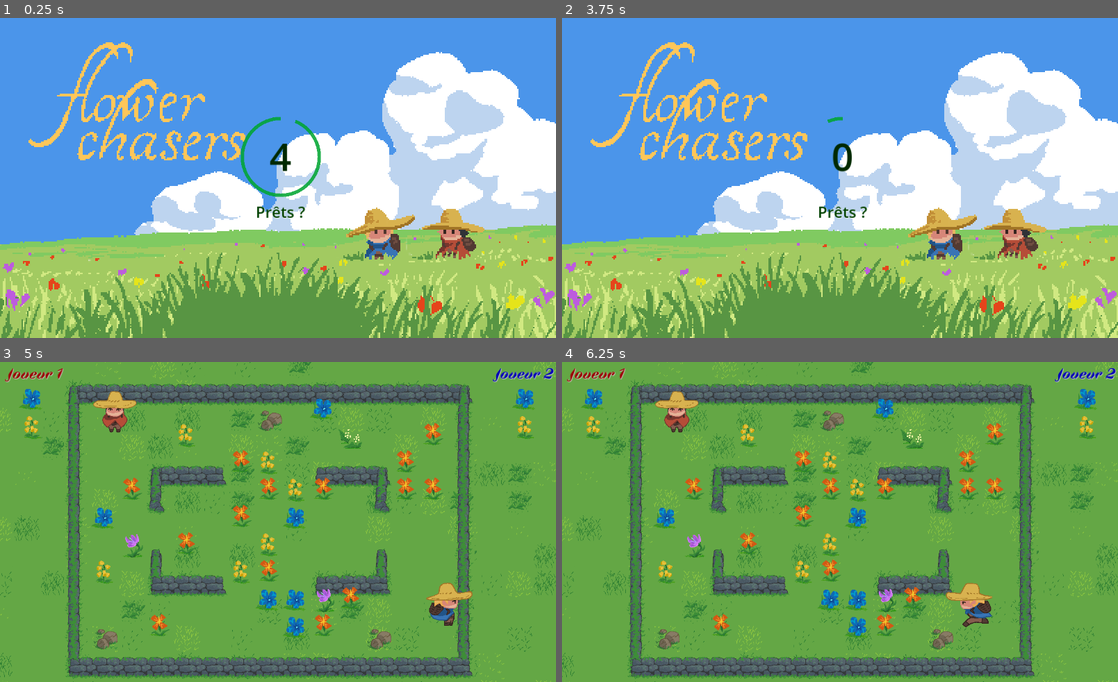
Above: before the commit, frames 1-4 (two rows, left to right).
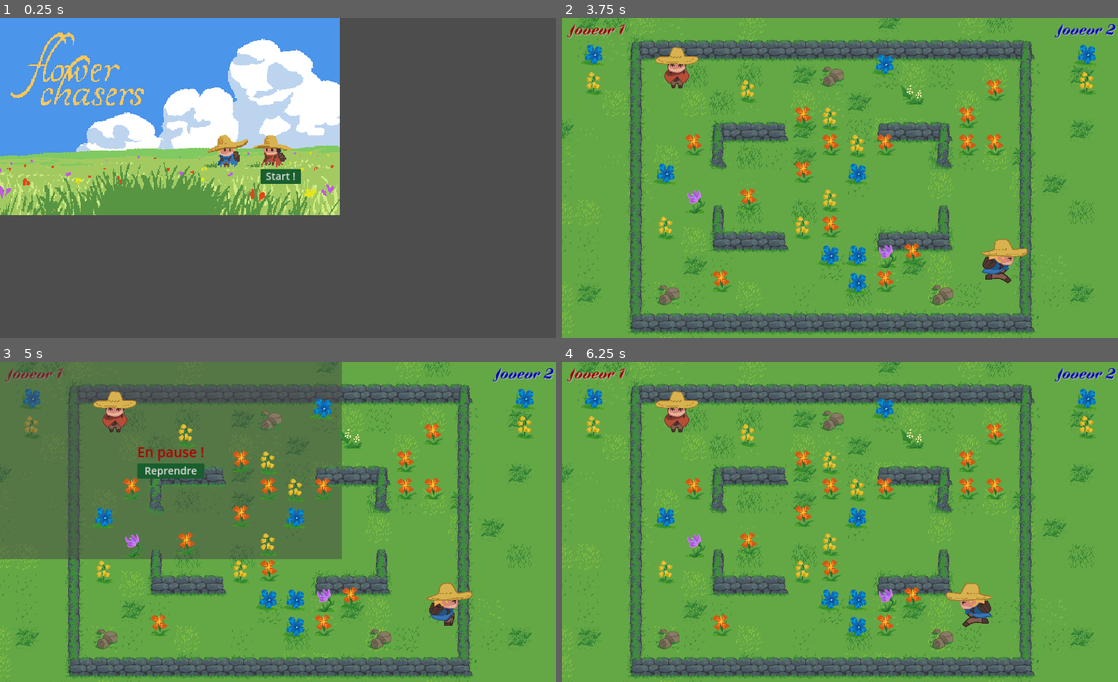
Above: after the commit, the same moments.

Repository: FablabMurat/2025GameJamCantal-1
Game: Godot game, scene res://root.tscn
Same seed, same stepped clock (60 frames per second), same inputs: the game is played once before the commit and once after it.
Inputs (mouse positions are in pixels of both pictures, inside the frame that each line leads up to):
- Up to frame 1 (0.25 s): no input
- Up to frame 2 (3.75 s): click (840, 178) at 0.5 s, where only the run after the commit has a clickable "Start !"; tap Enter (ui_accept) at 1.25, 1.52, 2, 2.27 s; hold Right (ui_right) 1.28-2.78 s; hold Left (ui_left) 2.78-3.53 s; hold Right (ui_right) from 3.53 s (still down)
- Up to frame 3 (5 s): keep holding Right (ui_right); tap Enter (ui_accept) at 3.77, 4.52 s; tap Escape (ui_cancel) at 4.9 s
- Up to frame 4 (6.25 s): release Right (ui_right) at 5 s; click (734, 470) at 5 s, where only the run after the commit has a clickable "Reprendre"; tap Enter (ui_accept) at 5.75, 6.02 s; hold Left (ui_left) from 5.78 s (still down)

The runs differ from the first frame. In frame 1, 86% of the frame differs, in the area x 0-100%, y 0-100%; in frame 2, 94%; in frame 3, 33%; in frame 4, 1.8%.

Commit message:
Mise en place d'un bouton en fin de niveau, pour continuer ou restart #30 Mise en place d'une pause #31  (mais ne capte par l'escape pour redémarrer)

Diff:
--- /dev/null
+++ b/countdown.gd
@@ -0,0 +1,33 @@
+extends VBoxContainer
+class_name Countdown
+
+signal timeout
+
+# Called when the node enters the scene tree for the first time.
+func _ready() -> void:
+	pass # Replace with function body.
+
+func start(timeout, text = ""):
+	self.show()
+	%CountdownProgressBar.show()
+	%CountdownProgressBar.value = timeout*100
+	%CountdownProgressBar.max_value = timeout*100
+	%CountdownLabel.text = "%d" % roundi(timeout)
+	if text == "" :
+		$Label.hide()
+	else:
+		$Label.text = text
+		$Label.show()
+	$Timer.start(timeout)
+
+func _on_timer_timeout() -> void:
+	self.hide()
+	timeout.emit()
+
+# Called every frame. 'delta' is the elapsed time since the previous frame.
+func _process(delta: float) -> void:
+	if visible :
+		%CountdownProgressBar.value = $Timer.time_left * 100
+		%CountdownLabel.text = "%d" % roundi($Timer.time_left)
+		if %CountdownProgressBar.value == 0 :
+			%CountdownProgressBar.hide()
--- /dev/null
+++ b/countdown.tscn
@@ -0,0 +1,43 @@
+[gd_scene load_steps=3 format=3 uid="uid://di5rfh0qr07fm"]
+
+[ext_resource type="Script" path="res://countdown.gd" id="1_3eksv"]
+[ext_resource type="Texture2D" uid="uid://dmfr3lqixtocg" path="res://Ressources/Images/rond-vert.png" id="1_5o0d8"]
+
+[node name="VBoxContainer" type="VBoxContainer"]
+offset_left = 100.0
+offset_top = 100.0
+offset_right = 100.0
+offset_bottom = 100.0
+script = ExtResource("1_3eksv")
+
+[node name="CountdownCenterContainer" type="CenterContainer" parent="."]
+layout_mode = 2
+
+[node name="CountdownProgressBar" type="TextureProgressBar" parent="CountdownCenterContainer"]
+unique_name_in_owner = true
+layout_mode = 2
+value = 30.0
+fill_mode = 5
+texture_progress = ExtResource("1_5o0d8")
+tint_under = Color(1, 1, 1, 0)
+tint_over = Color(1, 1, 1, 0)
+
+[node name="CountdownLabel" type="Label" parent="CountdownCenterContainer"]
+unique_name_in_owner = true
+layout_mode = 2
+theme_override_colors/font_color = Color(0, 0.160784, 0, 1)
+theme_override_font_sizes/font_size = 90
+text = "0"
+
+[node name="Label" type="Label" parent="."]
+layout_mode = 2
+theme_override_colors/font_color = Color(0, 0.25098, 0, 1)
+theme_override_colors/font_shadow_color = Color(1, 1, 1, 1)
+theme_override_font_sizes/font_size = 36
+text = "Prêts ?"
+horizontal_alignment = 1
+
+[node name="Timer" type="Timer" parent="."]
+one_shot = true
+
+[connection signal="timeout" from="Timer" to="." method="_on_timer_timeout"]
--- /dev/null
+++ b/design.tres
@@ -0,0 +1,13 @@
+[gd_resource type="Theme" load_steps=2 format=3 uid="uid://mcmvysh7s1ap"]
+
+[sub_resource type="StyleBoxFlat" id="StyleBoxFlat_yjcra"]
+bg_color = Color(0.0980392, 0.368627, 0.176471, 1)
+border_color = Color(0.129558, 0.129559, 0.129558, 1)
+corner_radius_top_left = 3
+corner_radius_top_right = 3
+corner_radius_bottom_right = 3
+corner_radius_bottom_left = 3
+
+[resource]
+Button/font_sizes/font_size = 24
+Button/styles/normal = SubResource("StyleBoxFlat_yjcra")
--- a/root.gd
+++ b/root.gd
@@ -1,8 +1,7 @@
 extends Node
 
-var level = 1
+var level
 
-@export var intro_timer : float = 4.0
 @export var newlevel_timer : float = 3.0
 
 var missions : Array
@@ -16,15 +15,51 @@
 	missions.append([0,3,2,1,0])
 	missions.append([0,3,2,1,1])
 	missions.append([0,2,2,2,1])
+	$PauseContainer.hide()
+	resized()
+	intro()
 
-	start()
+func resized():
+	var vp : Viewport = get_viewport()
+	$PanelContainer.size = vp.size
+	$PauseContainer.size = vp.size
 
-func start():
+func intro():
+	level = 1
 	score = [0,0]
 	$CenterContainer.show()
 	$PanelContainer/TextureRectIntro.show()
 	$PanelContainer/TextureRectInter.hide()
-	startCountdown(intro_timer)
+	%Countdown.hide()
+	%Label.hide()
+	%LabelScore.hide()
+	%StartButton.text = "  Start !  "
+	%StartButton.show()
+	$TimerInactivite.stop()
+	#TODO : il faudrait aussi que le start soit déclenché par une action manette
+
+# Click sur bouton Start/Restart
+func _on_start_button_up() -> void:
+	start()
+
+func start():
+	# Start ou Continue
+	$TimerInactivite.stop()
+	%LabelScore.hide()
+	%StartButton.hide()
+	%Label.text = "Niveau %d" % level
+	%Label.show()
+	startCountdown(newlevel_timer," Prêts ? ")
+
+func startCountdown(timeout, text = ""):
+	%Countdown.start(timeout,text)
+
+func _on_countdown_timeout() -> void:
+	if level <= missions.size() :
+		runlevel()
+	else:
+		# A priori on ne devrait jamais passer par là
+		pass
 
 func runlevel():
 	$CenterContainer.hide()
@@ -36,59 +71,73 @@
 	niveau.niveaufini.connect(endoflevel.bind())
 	niveau.setmission(missions[level-1])
 	niveau.addlevelmap(level)
-	add_child(niveau)
+	niveau.process_mode = Node.PROCESS_MODE_PAUSABLE
+	#add_child(niveau)
+	$PanelContainer.add_sibling(niveau)
 
 func endoflevel(winner):
+	niveau.call_deferred("queue_free")
+
+
 	if winner == 0 :
 		# ni 1 ni 2, donc pas de gagnant car jeu bloqué
 		%Label.text = "Match nul !   Même niveau..."
 	else:
 		score[winner-1] += 1
-		%Label.text = "Victoire Joueur %d !" % winner + "\nNiveau suivant..."
+		%Label.text = "Victoire Joueur %d !" % winner
 		level += 1
+	%Label.show()
 	%LabelScore.text = "Joueur 1 : %d \nJoueur 2 : %d" % score
+	%LabelScore.show()
 	## TODO :Afficher aussi des scores en plus joli?
 
-	niveau.call_deferred("queue_free")
-	# astuce pas jolie pour attendre que niveau soit détruit avant de passer au niveau suivant
-	# Mais ça permet aussi aux joueurs de se préparer
-	$PanelContainer/TextureRectInter.show()
-	$CenterContainer.show()
-	startCountdown(newlevel_timer)
+	# Fin de partie ?
+	if level+1 > missions.size() :
+		# Il n'y a plus de niveaux - Fin de partie
+		$PanelContainer/TextureRectIntro.show()
+		%LabelScore.text += "\n-- FIN DE PARTIE --"
+		%StartButton.text = " Restart "
+		level = 1  # On se prépare pour la prochaine partie
+		%StartButton.show()
+		$CenterContainer.show()
+		$TimerInactivite.start()
+	else:
+		$PanelContainer/TextureRectInter.show()
+		%StartButton.text = " Suivant... "
+		%StartButton.show()
+		$CenterContainer.show()
 
-func _on_timer_timeout() -> void:
-	if level <= missions.size() :
-		runlevel()
-	else:
-		$CenterContainer.show()
-		%Label.text = "-- FIN DE PARTIE --"
-		%LabelScore.text = "Joueur 1 : %d \nJoueur 2 : %d" % score
-	# TODO : Gérer le Restart
+func _on_timer_inactivite_timeout() -> void:
+	# Se déclenche quand on a fini une partie et qu'on ne fait par Restart
+	intro()
 
 func collected(perso, flowertype):
 	pass
 
+func _unhandled_input(event: InputEvent):
+	if (event.is_action_released("ui_cancel")):
+		if not get_tree().paused :
+			# Mise en pause
+			topause()
+		else:
+			# Sortie de la pause
+			# FIXME : on ne passe jamais ici
+			outpause()
+
+func topause():
+	# Mise en pause
+	get_tree().paused = true
+	#FIXME Mettre un message comme quoi on est en pause
+	#FIXME voir si on met un bouton pour restart ou si on
+	$PauseContainer.show()
+
+func _on_out_pause_button_up() -> void:
+	outpause()
+
+func outpause():
+	$PauseContainer.hide()
+	get_tree().paused = false
+
 # Called every frame. 'delta' is the elapsed time since the previous frame.
 func _process(delta: float) -> void:
-	if %CountdownCenterContainer.visible :
-		%CountdownProgressBar.value = $StartTimer.time_left * 100
-		%CountdownLabel.text = "%d" % roundi($StartTimer.time_left)
-		if %CountdownProgressBar.value == 0 :
-			%CountdownProgressBar.hide()
-
-func startCountdown(timeout):
-	%CountdownCenterContainer.show()
-	%CountdownProgressBar.show()
-	%CountdownProgressBar.value = timeout*100
-	%CountdownProgressBar.max_value = timeout*100
-	%CountdownLabel.text = "%d" % roundi(timeout)
-	$StartTimer.start(timeout)
-
-func _on_start_timer_timeout() -> void:
-	%CountdownCenterContainer.show()
-	if level <= missions.size() :
-		runlevel()
-	else:
-		$CenterContainer.show()
-		%Label.text = "-- FIN DE PARTIE --"
-		# TODO :Afficher aussi des scores
+	pass
--- a/root.tscn
+++ b/root.tscn
@@ -1,18 +1,27 @@
-[gd_scene load_steps=6 format=3 uid="uid://ci206nb0ldfju"]
+[gd_scene load_steps=9 format=3 uid="uid://ci206nb0ldfju"]
 
 [ext_resource type="Script" path="res://root.gd" id="1_1h7cp"]
 [ext_resource type="Texture2D" uid="uid://dfn7pwk6rhdg1" path="res://Ressources/Images/titre.png" id="2_2v8v8"]
 [ext_resource type="Texture2D" uid="uid://cwyal67l32yuq" path="res://Ressources/Images/titre_notitle.png" id="3_0ai1f"]
 [ext_resource type="AudioStream" uid="uid://b8qv8j44wxj5e" path="res://Ressources/Sons/les fleurs.mp3" id="3_hml4y"]
-[ext_resource type="Texture2D" uid="uid://dmfr3lqixtocg" path="res://Ressources/Images/rond-vert.png" id="4_ep0ul"]
+[ext_resource type="PackedScene" uid="uid://di5rfh0qr07fm" path="res://countdown.tscn" id="4_a785y"]
+[ext_resource type="Theme" uid="uid://mcmvysh7s1ap" path="res://design.tres" id="5_1hc85"]
+
+[sub_resource type="StyleBoxFlat" id="StyleBoxFlat_wqx0i"]
+bg_color = Color(0.278431, 0.278431, 0.278431, 0.501961)
+
+[sub_resource type="Theme" id="Theme_jifte"]
 
 [node name="Root" type="Node"]
 script = ExtResource("1_1h7cp")
 
 [node name="PanelContainer" type="PanelContainer" parent="."]
+process_mode = 1
 anchors_preset = 15
 anchor_right = 1.0
 anchor_bottom = 1.0
+offset_left = -16.6667
+offset_right = 16.6667
 grow_horizontal = 2
 grow_vertical = 2
 
@@ -33,6 +42,7 @@
 stretch_mode = 5
 
 [node name="CenterContainer" type="CenterContainer" parent="."]
+process_mode = 1
 anchors_preset = 15
 anchor_right = 1.0
 anchor_bottom = 1.0
@@ -48,34 +58,18 @@
 [node name="VBoxContainer" type="VBoxContainer" parent="CenterContainer"]
 layout_mode = 2
 
-[node name="CountdownCenterContainer" type="CenterContainer" parent="CenterContainer/VBoxContainer"]
-unique_name_in_owner = true
-layout_mode = 2
-
-[node name="CountdownProgressBar" type="TextureProgressBar" parent="CenterContainer/VBoxContainer/CountdownCenterContainer"]
-unique_name_in_owner = true
-layout_mode = 2
-value = 30.0
-fill_mode = 5
-texture_progress = ExtResource("4_ep0ul")
-tint_under = Color(1, 1, 1, 0)
-tint_over = Color(1, 1, 1, 0)
-
-[node name="CountdownLabel" type="Label" parent="CenterContainer/VBoxContainer/CountdownCenterContainer"]
-unique_name_in_owner = true
-layout_mode = 2
-theme_override_colors/font_color = Color(0, 0.160784, 0, 1)
-theme_override_font_sizes/font_size = 90
-text = "0"
-
 [node name="Label" type="Label" parent="CenterContainer/VBoxContainer"]
 unique_name_in_owner = true
 layout_mode = 2
 theme_override_colors/font_color = Color(0, 0.25098, 0, 1)
 theme_override_colors/font_shadow_color = Color(1, 1, 1, 1)
 theme_override_font_sizes/font_size = 36
-text = "Prêts ?"
 horizontal_alignment = 1
+
+[node name="Countdown" parent="CenterContainer/VBoxContainer" instance=ExtResource("4_a785y")]
+unique_name_in_owner = true
+process_mode = 1
+layout_mode = 2
 
 [node name="LabelScore" type="Label" parent="CenterContainer/VBoxContainer"]
 unique_name_in_owner = true
@@ -84,13 +78,52 @@
 theme_override_font_sizes/font_size = 24
 justification_flags = 160
 
-[node name="StartTimer" type="Timer" parent="."]
-process_callback = 0
-one_shot = true
+[node name="StartButton" type="Button" parent="CenterContainer/VBoxContainer"]
+unique_name_in_owner = true
+layout_mode = 2
+theme = ExtResource("5_1hc85")
+text = "Start !"
+
+[node name="PauseContainer" type="PanelContainer" parent="."]
+process_mode = 3
+offset_right = 156.0
+offset_bottom = 83.0
+mouse_filter = 1
+theme_override_styles/panel = SubResource("StyleBoxFlat_wqx0i")
+
+[node name="PauseCenterContainer" type="CenterContainer" parent="PauseContainer"]
+process_mode = 3
+z_index = 2
+layout_mode = 2
+theme = SubResource("Theme_jifte")
+
+[node name="VBoxContainer" type="VBoxContainer" parent="PauseContainer/PauseCenterContainer"]
+layout_mode = 2
+
+[node name="Label" type="Label" parent="PauseContainer/PauseCenterContainer/VBoxContainer"]
+layout_mode = 2
+theme_override_colors/font_color = Color(0.698039, 0, 0, 1)
+theme_override_font_sizes/font_size = 32
+text = "En pause !"
+
+[node name="OutPauseButton" type="Button" parent="PauseContainer/PauseCenterContainer/VBoxContainer"]
+unique_name_in_owner = true
+layout_mode = 2
+theme = ExtResource("5_1hc85")
+text = "Reprendre"
 
 [node name="AudioStreamPlayer" type="AudioStreamPlayer" parent="."]
+process_mode = 1
 stream = ExtResource("3_hml4y")
 autoplay = true
 parameters/looping = true
 
-[connection signal="timeout" from="StartTimer" to="." method="_on_start_timer_timeout"]
+[node name="TimerInactivite" type="Timer" parent="."]
+process_mode = 1
+wait_time = 60.0
+one_shot = true
+
+[connection signal="timeout" from="CenterContainer/VBoxContainer/Countdown" to="." method="_on_countdown_timeout"]
+[connection signal="button_up" from="CenterContainer/VBoxContainer/StartButton" to="." method="_on_start_button_up"]
+[connection signal="button_up" from="PauseContainer/PauseCenterContainer/VBoxContainer/OutPauseButton" to="." method="_on_out_pause_button_up"]
+[connection signal="timeout" from="TimerInactivite" to="." method="_on_timer_inactivite_timeout"]
